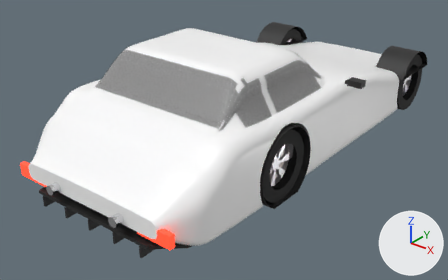
An edit to the glTF model public/models/cars/vantage_sf.glb, drawn before and after from the same camera.
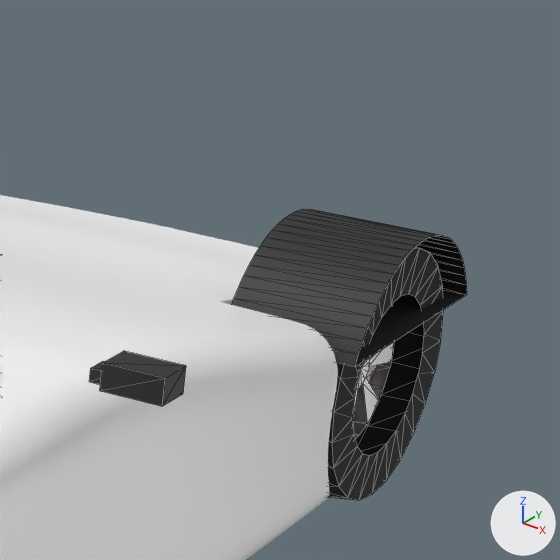
The first picture shows the older version from a 50 mm lens placed at (3.53, -5.35, 2.9), pointed at (-0.11, -0.8, 0.08). The close-ups show the older and then the newer version on the part from 73% to 100% of the width and 0% to 44% of the height of that picture. Only the edits that show in the close-ups are written down. Lighting does not change. The marker at lower right points along +X, +Y and +Z. The close-ups show mesh edges as thin lines. Where no turn or scale is listed for an object, it has been applied to the vertices. Vertices at exactly the same position are counted once.

In view in the first close-up: 'Body', 'Trim', 'Wheel_FR' and 1 more.
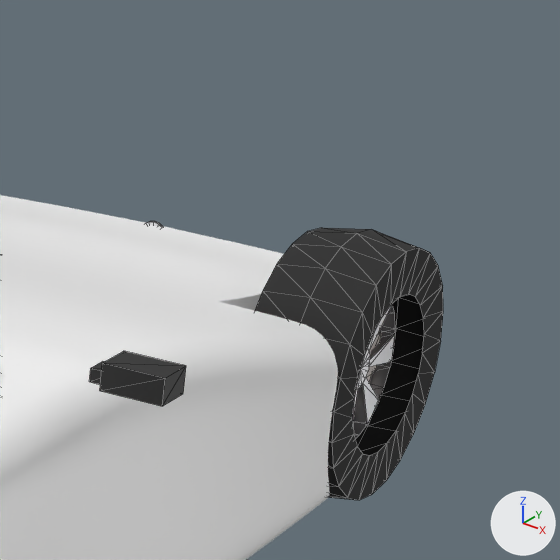
The edits, one by one:
me_mirror_l_stalk is used by ob_trim; location (-1.04, -0.386, 0.869).
me_mirror_l_stalk had 364 vertices, 452 faces and spanned x -0.15..2.23, y -2.31..2.36, z -0.86..0.04.
me_mirror_l_stalk now has 252 vertices, 340 faces and spans x -0.15..2.23, y -2.31..2.36, z -0.86..0.04.
me_mirror_l_stalk part 1: the loose piece of 56 vertices spanning x 1.7..2.06, y 1.37..2.06, z -0.39..-0.15 is deleted.
Other edits to the shape of me_mirror_l_stalk do not show in these pictures.

What differs and where, as boxes [x1, y1, x2, y2] in the close-ups (560 x 560 px):
'Trim', reshaped: before [89, 209, 467, 406]; after [89, 351, 186, 406]
part 1 of me_mirror_l_stalk, deleted: before [232, 209, 467, 367]
